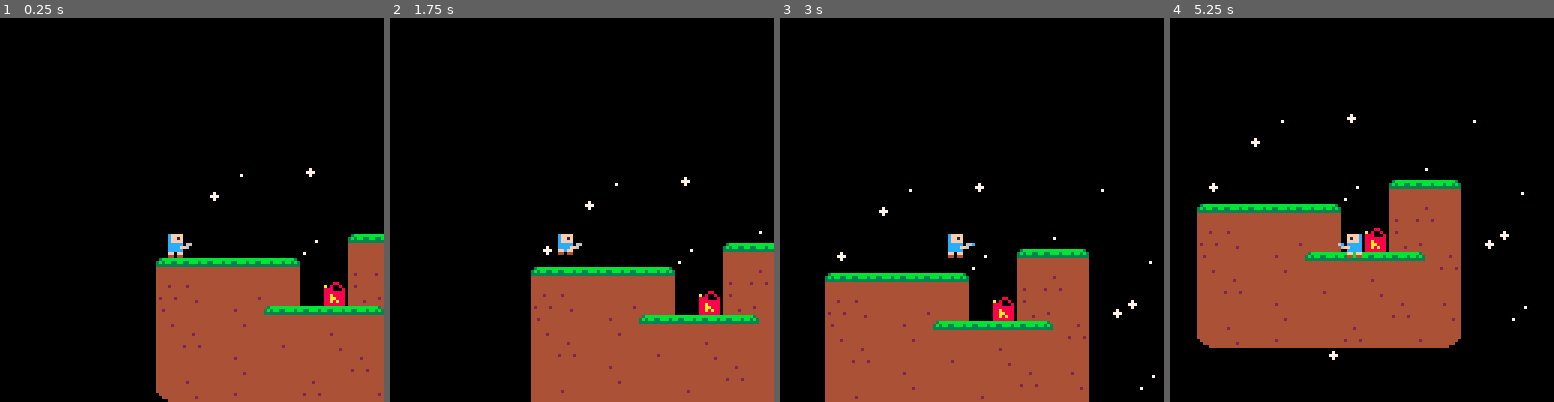
Above: before the commit, frames 1-4 (left to right).
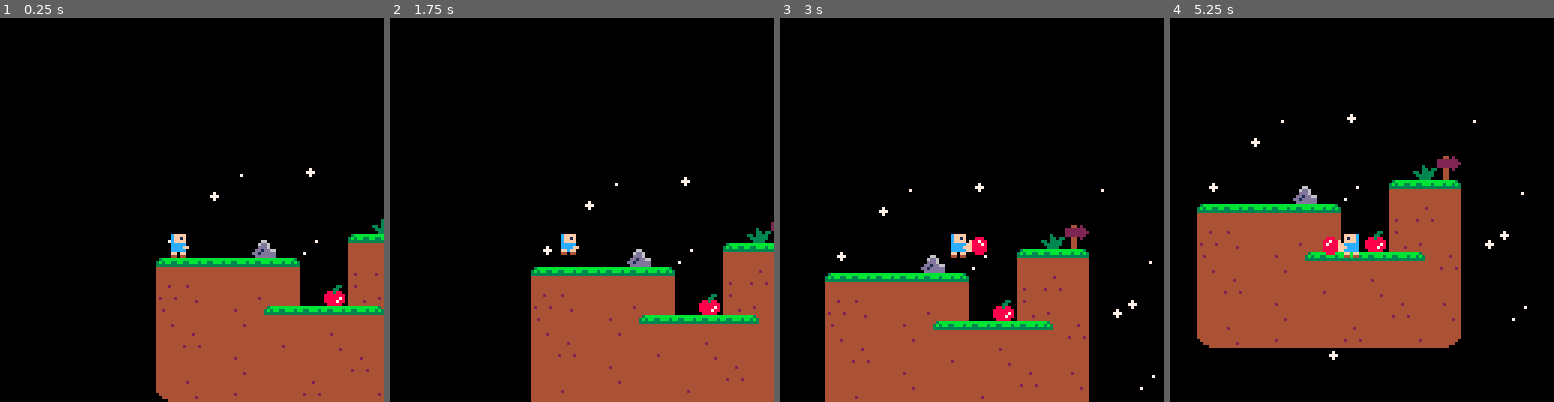
Above: after the commit, the same moments.

Repository: Gabriel014/Pico-8-game
Game: PICO-8 cartridge tileset.p8
Two runs of this game, one before a commit and one after it. Both use one fixed random seed, a clock stepped at 60 frames per second and the inputs below.
Inputs:
- Up to frame 1 (0.25 s): no input
- Up to frame 2 (1.75 s): tap X (X key) at 0.33, 1.07 s; tap O (Z key) at 0.7, 1.7 s; hold Right from 1.6 s (still down)
- Up to frame 3 (3 s): tap X (X key) at 1.85, 2.97 s; release Right at 2.1 s; tap O (Z key) at 2.1, 2.5, 2.9 s; hold Up 2.15-2.42 s; hold Right from 2.47 s (still down)
- Up to frame 4 (5.25 s): release Right at 3.03 s; hold Left 3.08-3.58 s; tap O (Z key) every 0.4 s from 3.3 to 4.9 s; hold Right 4.02-4.68 s; tap X (X key) at 4.08, 5.2 s; hold Up 4.73-5.03 s; hold Left from 5.08 s (still down)

The runs differ from the first frame. In frame 1, 0.6% of the frame differs, in the area x 43-100%, y 52-75%; in frame 2, 0.6%; in frame 3, 1.0%, in the area x 36-81%, y 53-79%; in frame 4, 1.0%.

Commit message:
animation fixes

Diff:
--- a/tileset.p8
+++ b/tileset.p8
@@ -17,12 +17,21 @@
 	map(0,0,0,0,world_w,world_h)
 	spr(index,px,py,1,1,direction)
 	if (btn(5)) then
- 	spr(176,px+1,py,1,1,direction)
+	 index = 160
+	 if direction then	spr(177,px-7,py,1,1,direction)
+	 else spr(177,px+7,py,1,1,direction)
+  end
 	end
 end
 
 function _update()
 	dx = 0
+
+	if (btn(5)) then
+ index = 160
+	else
+	 index = 128
+ end
 
 	if gameover() then
 	 reload()
@@ -54,9 +63,9 @@
 
 	if jump() then
 	 py -= 2.5
-	 index = 129
-	else
-	 index = 128
+	 if (btn(5)) then index = 161
+	 else index = 129
+	 end
  end
 
 	px += dx
@@ -203,8 +215,8 @@
 __map__
 0000003d00002d000000003d0000000000000000000000000000000000000000000000000000000000000000000000000000000000000000000000000000000000000000000000000000000000000000000000000000000000000000000000000000000000000000000000000000000000000000000000000000000000000000
 00002d00000000959595950000000000003d0000000000000000000000000000000000000000000000000000000000000000000000000000000000000000000000000000000000000000000000000000000000000000000000000000000000000000000000000000000000000000000000000000000000000000000000000000
-0000000000000095953d95950000003a00000000000000000000000000000000000000000000000000000000000000000000000000000000000000000000000000000000000000000000000000000000000000000000000000000000000000000000000000000000000000000000000000000000000000000000000000000000
-3a00000000003b0001020300003d000000003b00000000000000000000000000000000000000000000000000000000000000000000000000000000000000000000000000000000000000000000000000000000000000000000000000000000000000000000000000000000000000000000000000000000000000000000000000
+000000000000009595526a950000003a00000000000000000000000000000000000000000000000000000000000000000000000000000000000000000000000000000000000000000000000000000000000000000000000000000000000000000000000000000000000000000000000000000000000000000000000000000000
+3a00000051003b0001020300003d000000003b00000000000000000000000000000000000000000000000000000000000000000000000000000000000000000000000000000000000000000000000000000000000000000000000000000000000000000000000000000000000000000000000000000000000000000000000000
 0102020202030000333732000000000000000000000000000000000000000000000000000000000000000000000000000000000000000000000000000000000000000000000000000000000000000000000000000000000000000000000000000000000000000000000000000000000000000000000000000000000000000000
 3736323233320060363332003c000000002d0000000000000000000000000000000000000000000000000000000000000000000000000000000000000000000000000000000000000000000000000000000000000000000000000000000000000000000000000000000000000000000000000000000000000000000000000000
 3632323634020202023537000000000102020300000000000000000000000000000000000000000000000000000000000000000000000000000000000000000000000000000000000000000000000000000000000000000000000000000000000000000000000000000000000000000000000000000000000000000000000000
Not shown, changed: 38 lines of the sprite sheet (__gfx__) section of tileset.p8
